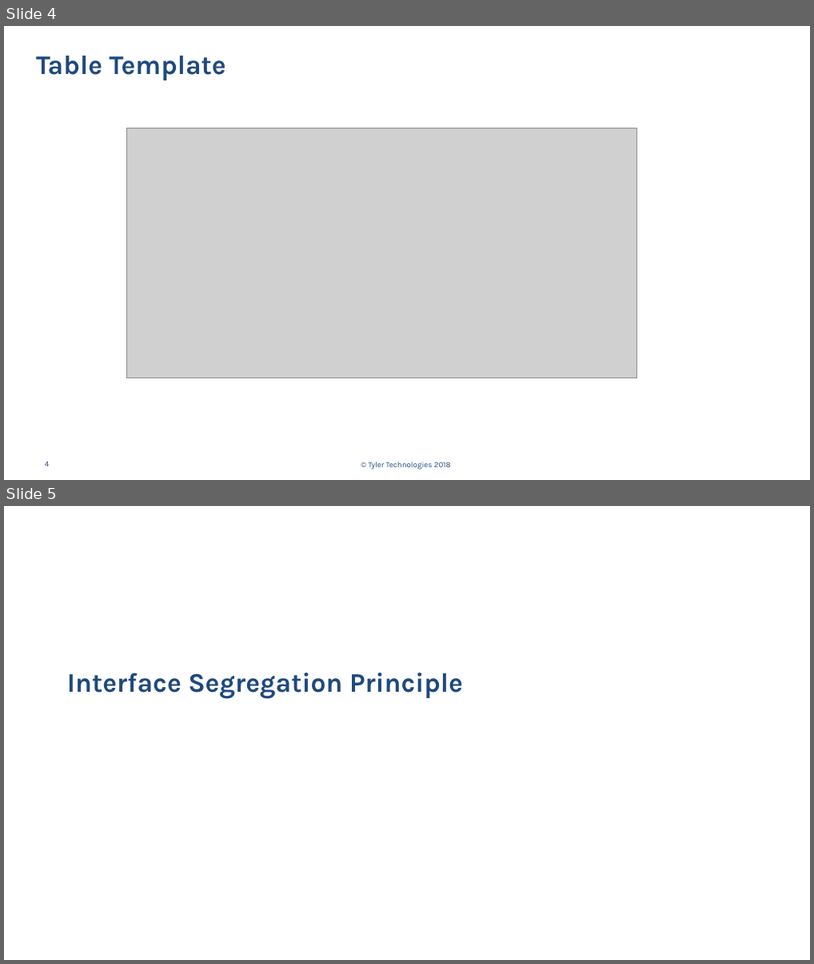
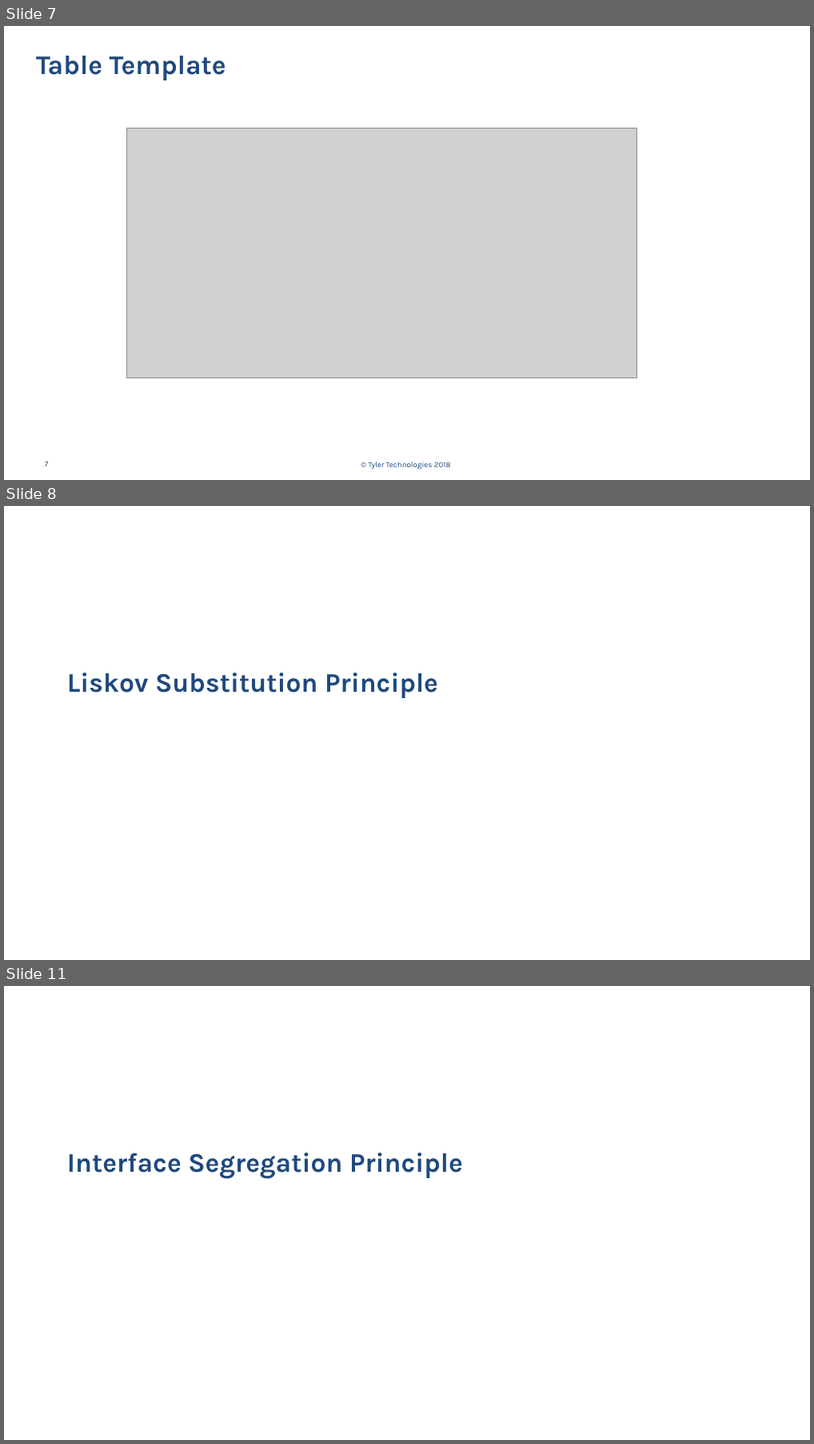
Before and after one commit to scohe001/SOLID-Presentation, a slide deck: PowerPoint/SOLID.pptx. Shown one above the other, each under a label of ours: slides 4 and 5 before the commit, slides 7, 8 and 11 after it; the slides between them are not shown. The pictures are 814x964 and 814x1444 pixels, drawn with LibreOffice and Linux fonts; fonts in the diff are those of the drawing; grey boxes stand for pictures; background and template pictures are left out. Boxes give left, top, right and bottom in pixels: in the first picture for what was removed or moved away, otherwise in the second. Text is boxed around its words. In the diff, an @@ line names an element or a change of style, - is before the commit and + after.

```diff
--- a/PowerPoint/SOLID.pptx
+++ b/PowerPoint/SOLID.pptx
@@ slide 8 added at bbox=[4, 506, 810, 960], background #FFFFFF @@
@@ title added at bbox=[67, 672, 438, 698], 24 pt, text #1F497D, bold @@
+Liskov Substitution Principle
@@ what was slide 4 is now slide 7 @@
@@ page number at bbox=[45, 461, 49, 466]: text changed @@
-4
+7
@@ what was slide 5 is now slide 11 @@
```
Also in this commit, not shown: 6 other slides added, 6 other files.
